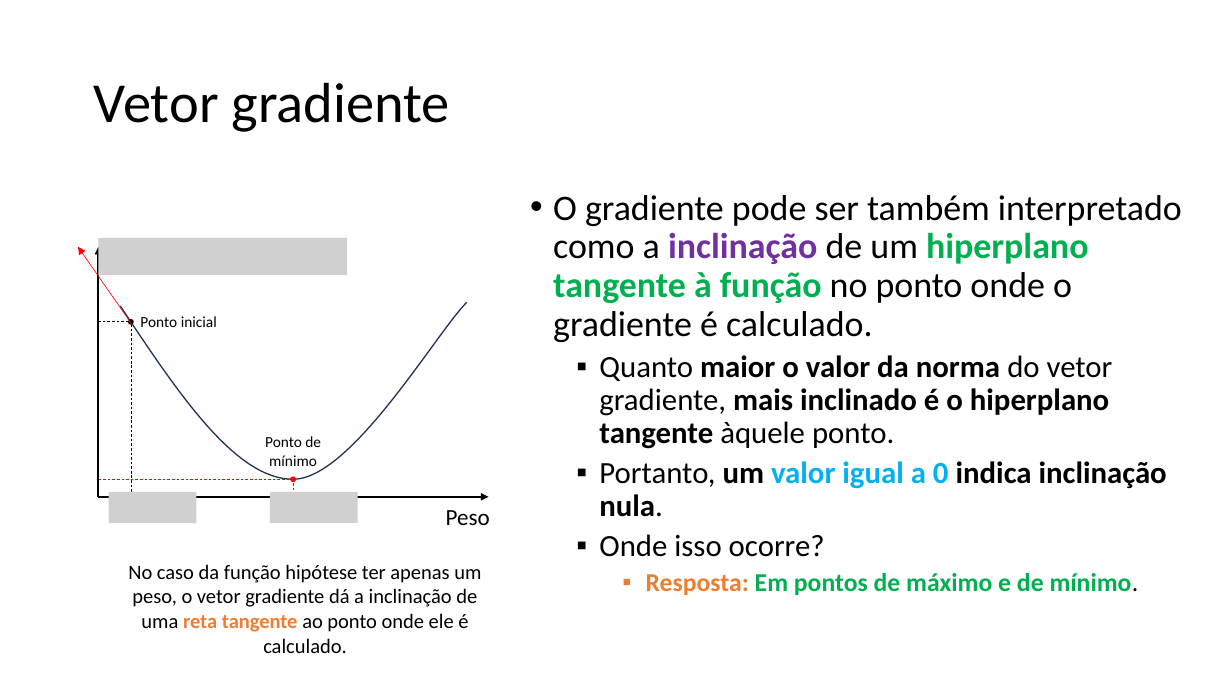
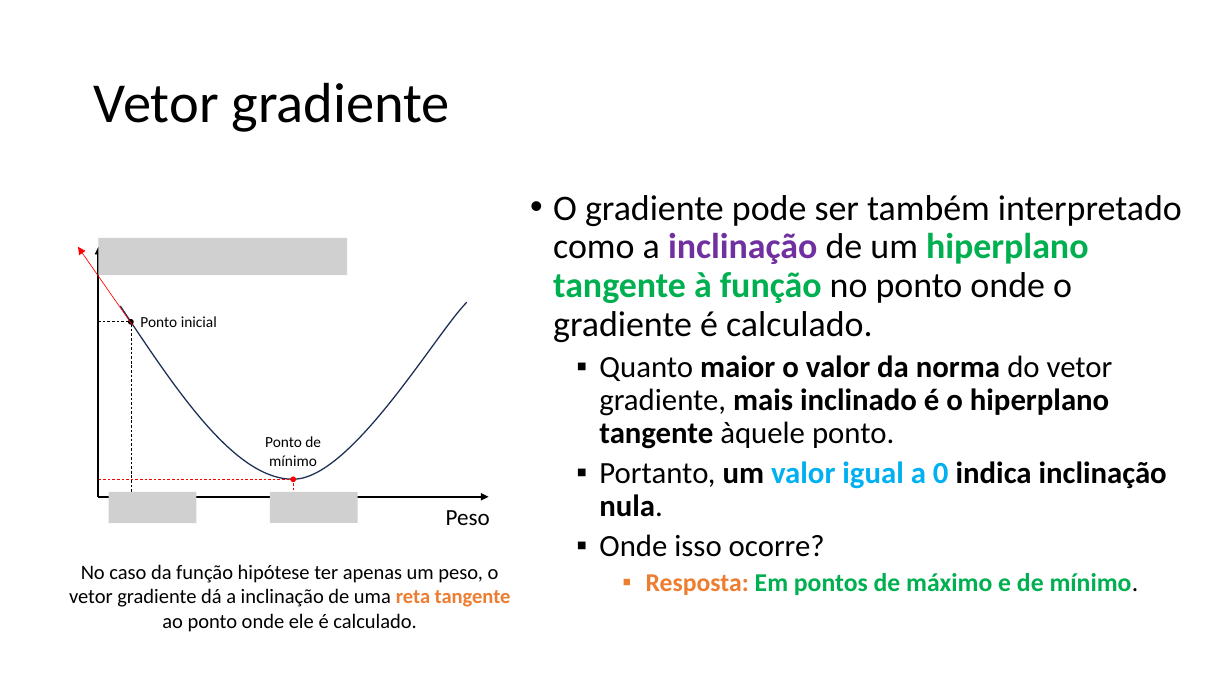
Before and after one commit to zz4fap/c24_inteligencia_artificial, a slide deck: slide 33 of slides/C24_Regressão.pptx (slide 32 before the commit). Drawn at 1232x693 pixels with LibreOffice and Linux fonts; fonts in the diff are those of the drawing; grey boxes stand for pictures. Boxes give left, top, right and bottom in pixels: in the first picture for what was removed or moved away, otherwise in the second. Text is boxed around its words. In the diff, an @@ line names an element or a change of style, - is before the commit and + after.

```diff
--- a/slides/C24_Regressão.pptx
+++ b/slides/C24_Regressão.pptx
@@ text "No caso da função hipótese ..." rewrapped from [128, 564, 481, 653] to [69, 564, 511, 632] @@
```
Also in this commit, not shown: 5 other slides changed, 1 slide added.
